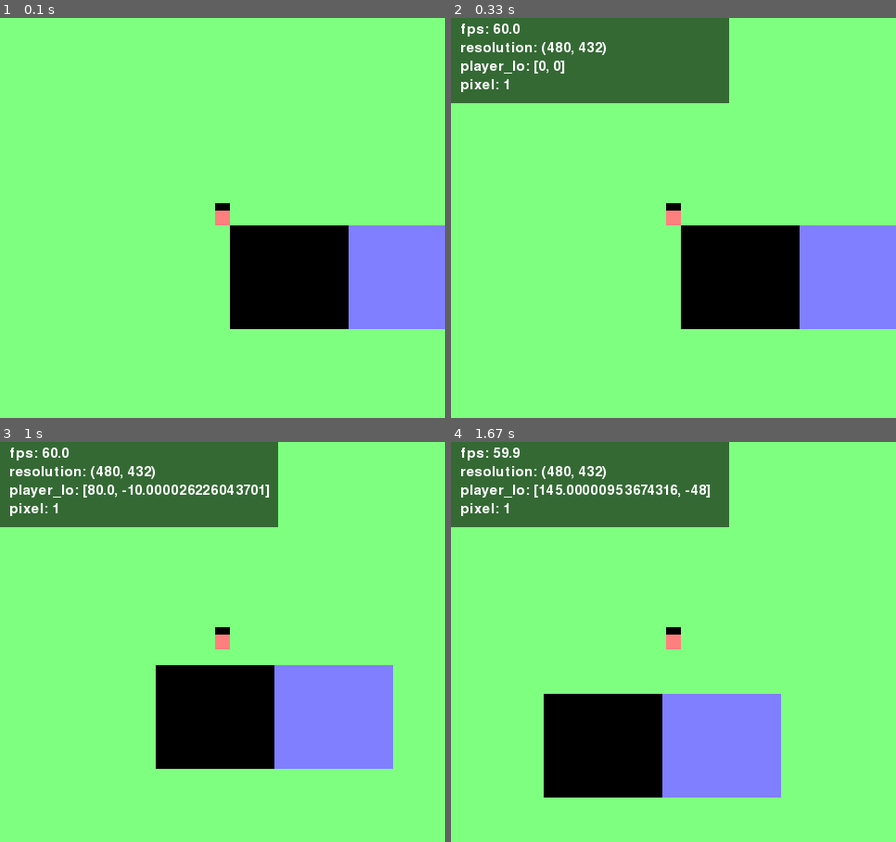
Above: before the commit, frames 1-4 (two rows, left to right).
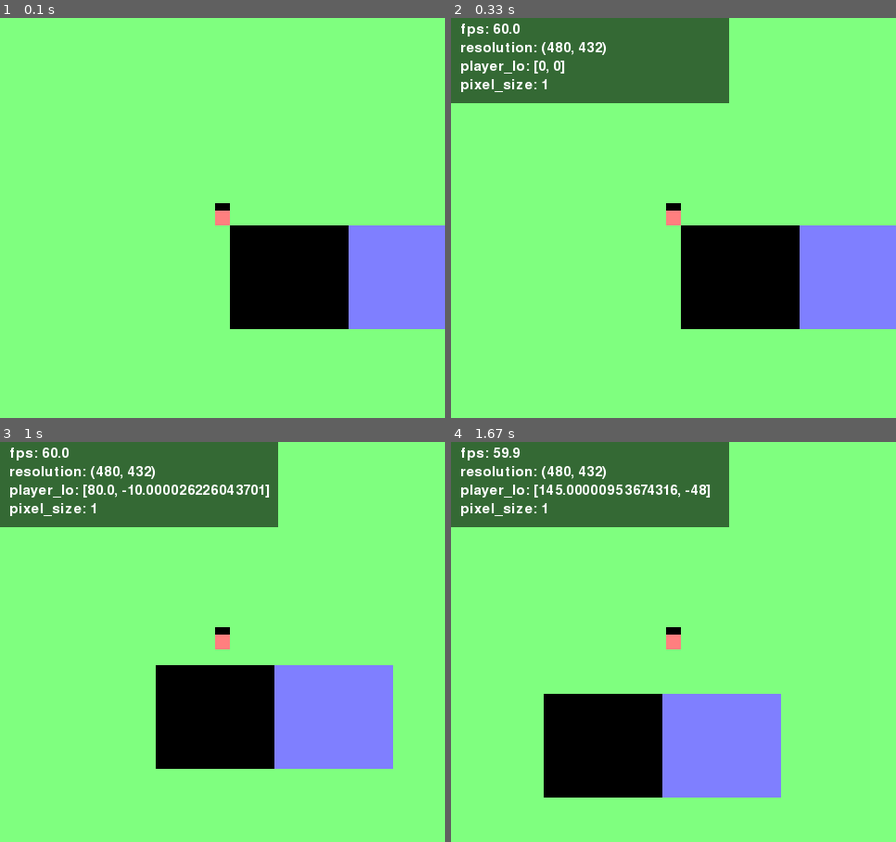
Above: after the commit, the same moments.

Repository: kritserv/rpg-maker-style-top-down-game-template
Game: pygame game, started from main.py
Same seed, same stepped clock (60 frames per second), same inputs: the game is played once before the commit and once after it.
Inputs:
- Up to frame 1 (0.1 s): no input
- Up to frame 2 (0.33 s): no input
- Up to frame 3 (1 s): hold Right 0.33-0.8 s; hold Up from 0.83 s (still down)
- Up to frame 4 (1.67 s): release Up at 1.13 s; hold Right 1.17-1.63 s

Frame 1 is identical in both runs. In frame 2, 0.1% of the frame differs, in the area x 9-22%, y 15-19%; in frame 3, 0.1%; in frame 4, 0.1%.

Commit message:
check resize event

Diff:
--- a/func/event_checker.py
+++ b/func/event_checker.py
@@ -14,10 +14,16 @@
 
 	return run
 
+def check_window_resize(event, new_size):
+	if event.type == pg.VIDEORESIZE:
+		new_size = event.dict['size']
 
-def check_event(all_event):
+	return new_size
+
+def check_event(all_event, new_size):
 	run = True
 	for event in all_event:
 		run = check_quit_game(event)
+		new_size = check_window_resize(event, new_size)
 
-	return run
+	return run, new_size
--- a/main.py
+++ b/main.py
@@ -7,7 +7,7 @@
 import time
 from variable.settings import clock_tick, current_fps,\
  load_settings, default_screen_width, \
- black, green, red, blue
+ update_size, black, green, red, blue
 from func.event_checker import check_event
 from func.drawer import draw_black_bar
 from func.debug import print_debug
@@ -26,7 +26,8 @@
 	debug = True
 	print_list = ""
 	screen, black_bar = load_settings()
-	aspect_ratio = screen.get_width()/screen.get_height()
+	current_width, current_height, pixel_size = update_size([screen.get_width(), screen.get_height()])
+	new_size = (current_width, current_height)
 
 	player = Player()
 
@@ -49,9 +50,6 @@
 
 		# ====================== [ LOGIC ] ======================
 
-		current_width, current_height = screen.get_width(), screen.get_height()
-		pixel_size = ceil(current_width/default_screen_width)
-
 		player.update(dt, pixel_size, screen)
 		top_down_map.update(pixel_size, player, screen)
 
@@ -70,13 +68,19 @@
 				print_list = [current_fps(),
 				f"resolution: {(current_width, current_height)}",
 				f"player_lo: {[player.location[0], player.location[1]]}",
-				f"pixel: {pixel_size}"]
+				f"pixel_size: {pixel_size}"]
 				milli_sec_timer.restart()
 			print_debug(print_list)
 
 		# ====================== [ EVENT ] ======================
 
-		run = check_event(pg.event.get())
+		run, new_size = check_event(pg.event.get(), new_size)
+
+		# ====================== [ RESIZE ] ======================
+
+		is_resize = [current_width, current_height] != new_size
+		if is_resize:
+			current_width, current_height, pixel_size = update_size(new_size)
 
 		# =================== [ PYGAME STUFF ] ===================
 
--- a/variable/settings.py
+++ b/variable/settings.py
@@ -1,6 +1,7 @@
 import pygame as pg
 import json
 from object.timer import Timer
+from math import ceil
 
 clock = pg.time.Clock()
 
@@ -40,6 +41,11 @@
 		black_bar = True
 	return screen, black_bar
 
+def update_size(new_size):
+	current_width, current_height = new_size[0], new_size[1]
+	pixel_size = ceil(current_width/default_screen_width)
+	return current_width, current_height, pixel_size
+
 debug_font = pg.font.SysFont(None, 22)
 
 red = pg.Color(255, 127, 127)
